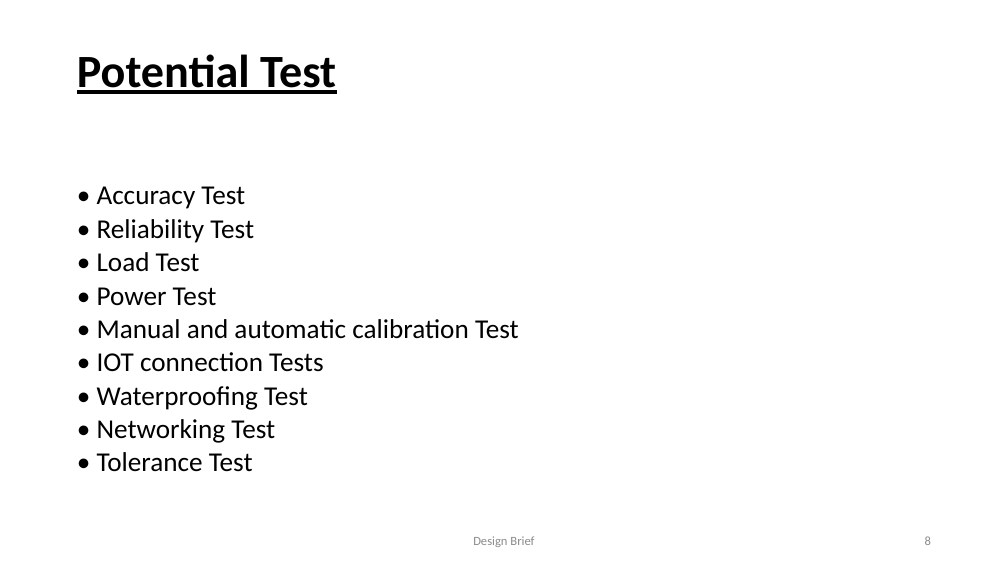
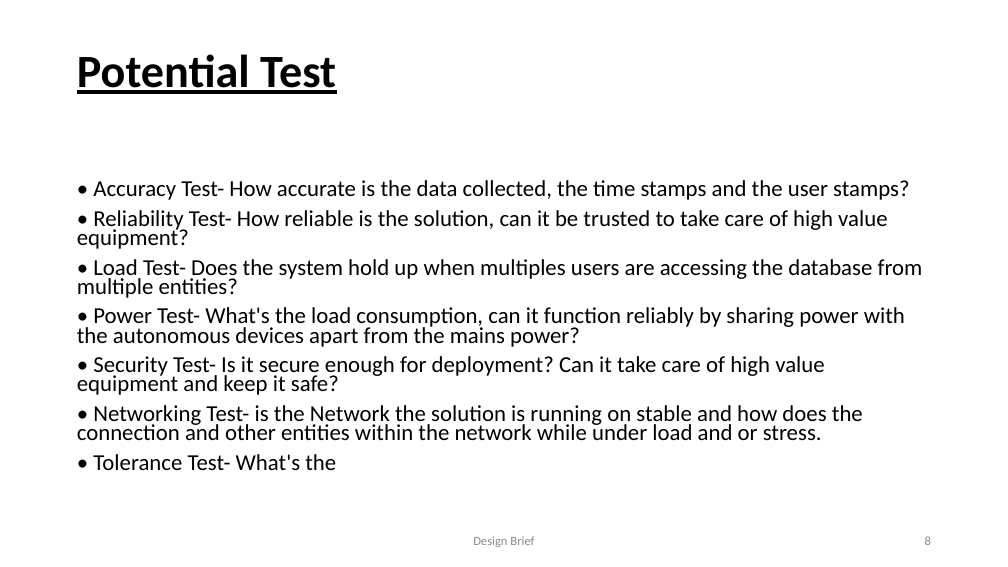
Before and after one commit to Karna-A/Sys-Engineering, a slide deck: slide 8 of Folio/Design Brief RFID FINAL.pptx. Drawn at 1008x567 pixels with LibreOffice and Linux fonts; fonts in the diff are those of the drawing. Boxes give left, top, right and bottom in pixels: in the first picture for what was removed or moved away, otherwise in the second. Text is boxed around its words. In the diff, an @@ line names an element or a change of style, - is before the commit and + after.

```diff
--- a/Folio/Design Brief RFID FINAL.pptx
+++ b/Folio/Design Brief RFID FINAL.pptx
@@ text at [77,180,923,470]: text changed; size 25.9 to 21.7 pt @@
-• Accuracy Test
-• Reliability Test
-• Load Test
-• Power Test
-• Manual and automatic calibration Test
-• IOT connection Tests
-• Waterproofing Test
-• Networking Test
-• Tolerance Test
+• Accuracy Test- How accurate is the data collected, the time stamps and the user stamps?
+• Reliability Test- How reliable is the solution, can it be trusted to take care of high value equipment?
+• Load Test- Does the system hold up when multiples users are accessing the database from multiple entities?
+• Power Test- What's the load consumption, can it function reliably by sharing power with the autonomous devices apart from the mains power?
+• Security Test- Is it secure enough for deployment? Can it take care of high value equipment and keep it safe?
+• Networking Test- is the Network the solution is running on stable and how does the connection and other entities within the network while under load and or stress.
+• Tolerance Test- What's the
```
Also in this commit, not shown: 7 other slides changed, 1 other file.
